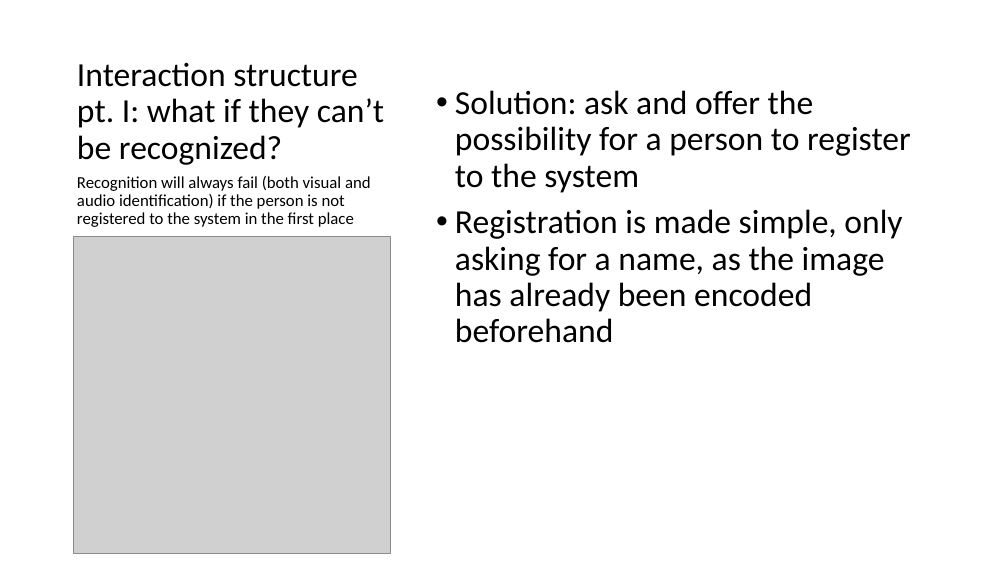
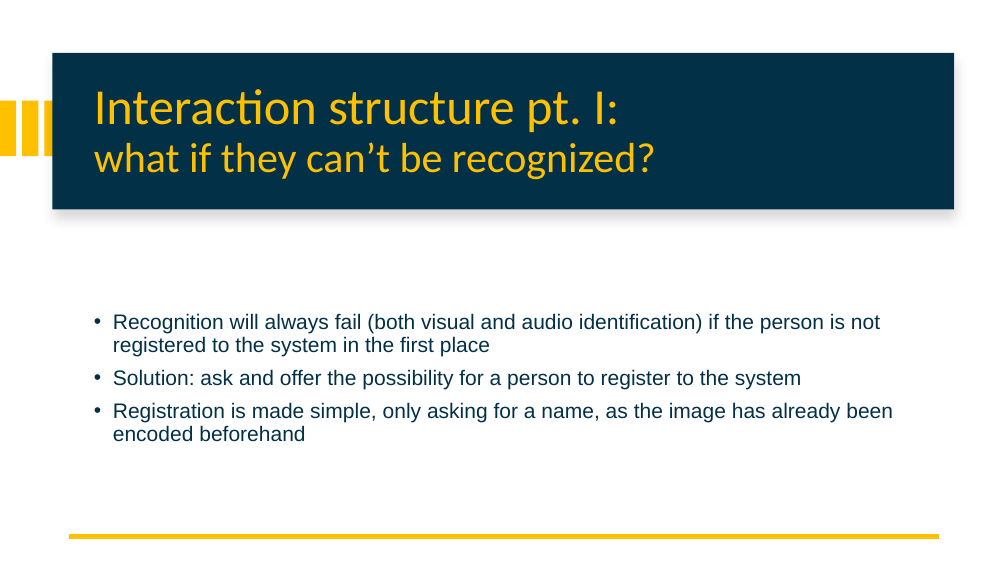
Before and after one commit to attennig/MultimodalMultiuserHomeAssistant, a slide deck: slide 8 of Multimodal personalized multiuser Home Assistant.pptx. Drawn at 1008x567 pixels with LibreOffice and Linux fonts; fonts in the diff are those of the drawing; grey boxes stand for pictures. Boxes give left, top, right and bottom in pixels: in the first picture for what was removed or moved away, otherwise in the second. Text is boxed around its words. In the diff, an @@ line names an element or a change of style, - is before the commit and + after.

```diff
--- a/Multimodal personalized multiuser Home Assistant.pptx
+++ b/Multimodal personalized multiuser Home Assistant.pptx
@@ rectangle added at [52, 53, 954, 209], fill #023047 @@
@@ rectangle added at [53, 51, 955, 207], fill #FFFFFF @@
@@ title "Interaction structure pt. I: what ...": place and size @@
-title "Interaction structure pt. I: what ..." at [77, 62, 384, 165]
+title "Interaction structure pt. I: what ..." at [94, 89, 656, 180]
@@ title "Interaction structure pt. I: what ..." at [94, 89, 656, 180]: size 32 to 48 pt in "Interaction structure pt. I:"; size 32 to 40 pt in "what if they can’t be recognized?"; text colour #000000 to #FFC000; vertical alignment bottom to middle @@
@@ rectangle added at [0, 101, 16, 157], fill #FFC000 @@
@@ rectangle added at [22, 101, 38, 157], fill #FFC000 @@
@@ rectangle added at [45, 101, 60, 157], fill #FFC000 @@
@@ text removed at [77, 176, 371, 227] @@
-Recognition will always fail (both visual and audio identification) if the person is not registered to the system in the first place
@@ picture removed at [73, 236, 391, 554] @@
@@ text "Recognition will always fail (both ...": place and size @@
-text "Recognition will always fail (both ..." at [455, 90, 911, 343]
+text "Recognition will always fail (both ..." at [113, 313, 893, 442]
@@ text "Recognition will always fail (both ..." at [113, 313, 893, 442]: vertical alignment top to middle @@
@@ text at [113, 313, 880, 356]: paragraph added @@
+• Recognition will always fail (both visual and audio identification) if the person is not registered to the system in the first place
@@ text at [113, 369, 893, 442]: size 32 to 20 pt, font Calibri to Arial, text colour #000000 to #023047 in "Solution: ask and offer the possibility for ...", "Registration is made simple, only asking for ..." @@
@@ line added from (939, 536) to (70, 536), #FFC000 4.5 pt @@
```
Also in this commit, not shown: 6 other slides changed.
